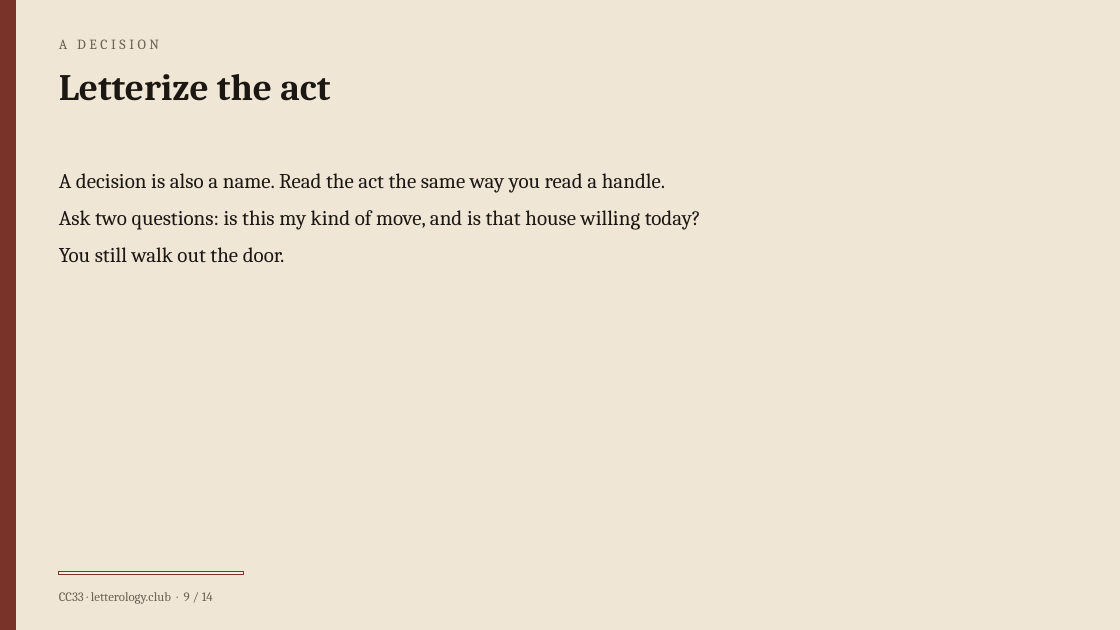
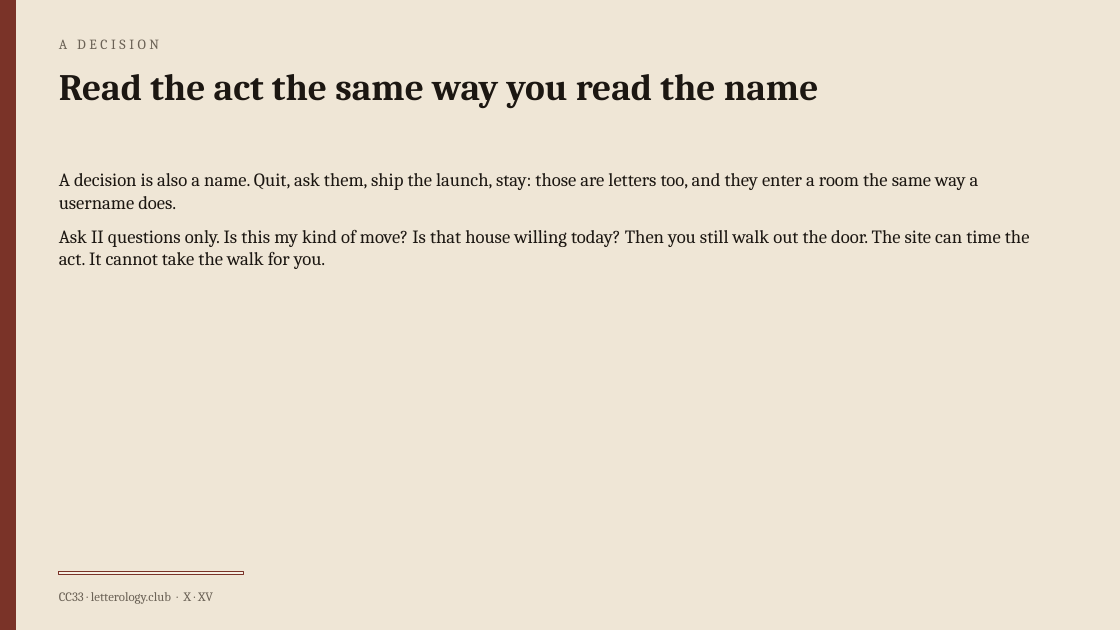
Before and after one commit to ImperialDave/Letterology-Calculator, a slide deck: slide 10 of public/brief.pptx (slide 9 before the commit). Drawn at 1120x630 pixels with LibreOffice and Linux fonts; fonts in the diff are those of the drawing. Boxes give left, top, right and bottom in pixels: in the first picture for what was removed or moved away, otherwise in the second. Text is boxed around its words. In the diff, an @@ line names an element or a change of style, - is before the commit and + after.

Commit message:
Grade the portrait A+ to F and rebuild the quiz as a fifty-item inventory.
The Brief writes quantities as Romans and says what a Letter brain is. The test shuffles sides, scores ten aspects on their own, and keeps the Letter-brain mark separate from the seats.

```diff
--- a/public/brief.pptx
+++ b/public/brief.pptx
@@ text at [59,74,819,108]: text changed @@
-Letterize the act
+Read the act the same way you read the name
@@ text at [59,173,1030,269]: text changed; size 18 to 16 pt @@
-A decision is also a name. Read the act the same way you read a handle.
-Ask two questions: is this my kind of move, and is that house willing today?
-You still walk out the door.
+A decision is also a name. Quit, ask them, ship the launch, stay: those are letters too, and they enter a room the same way a username does.
+Ask II questions only. Is this my kind of move? Is that house willing today? Then you still walk out the door. The site can time the act. It cannot take the walk for you.
@@ text at [59,592,213,604]: text changed @@
-CC33 · letterology.club · 9 / 14
+CC33 · letterology.club · X · XV
```
Also in this commit, not shown: 13 other slides changed, 1 slide added, 15 other files.
